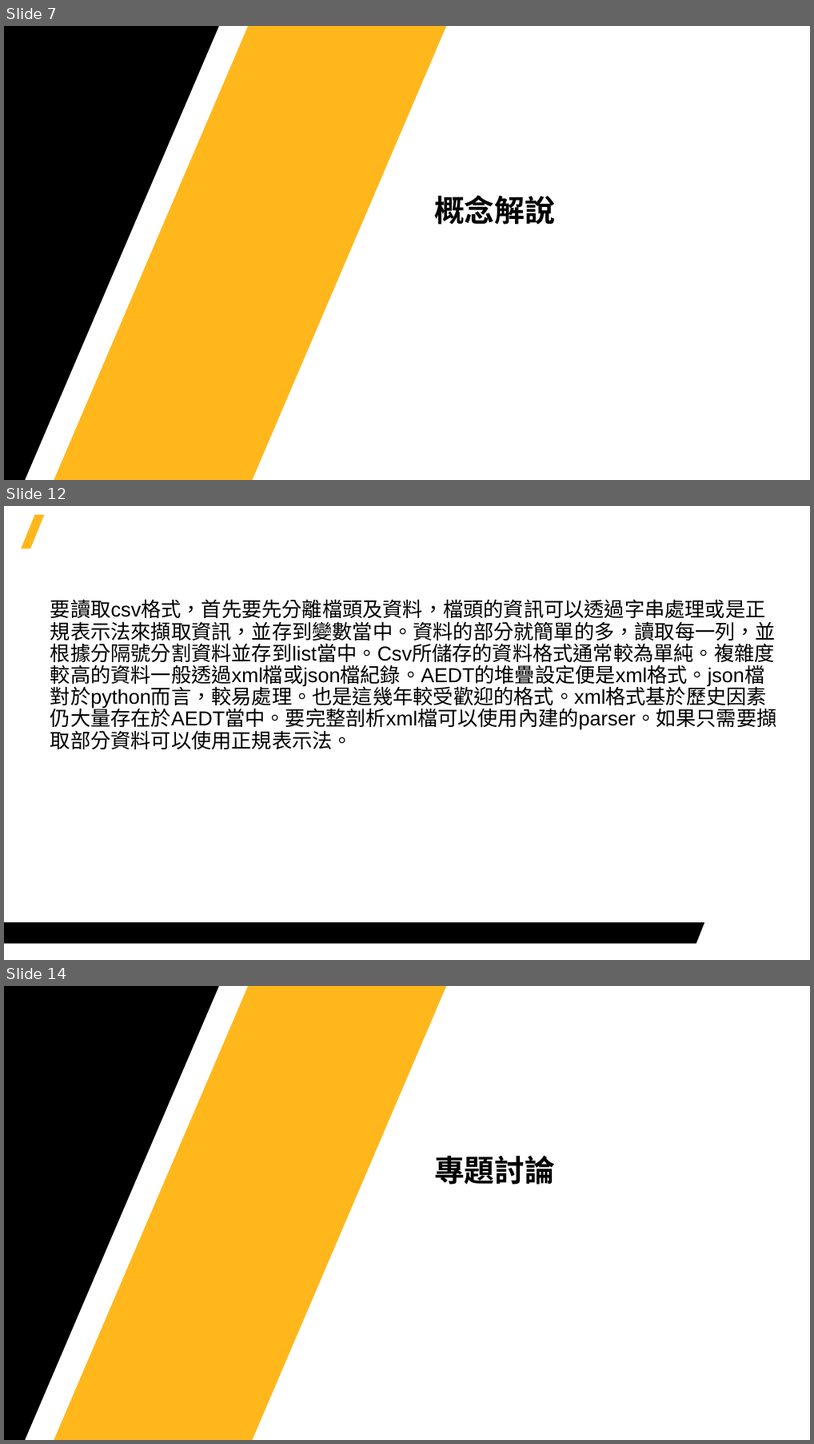
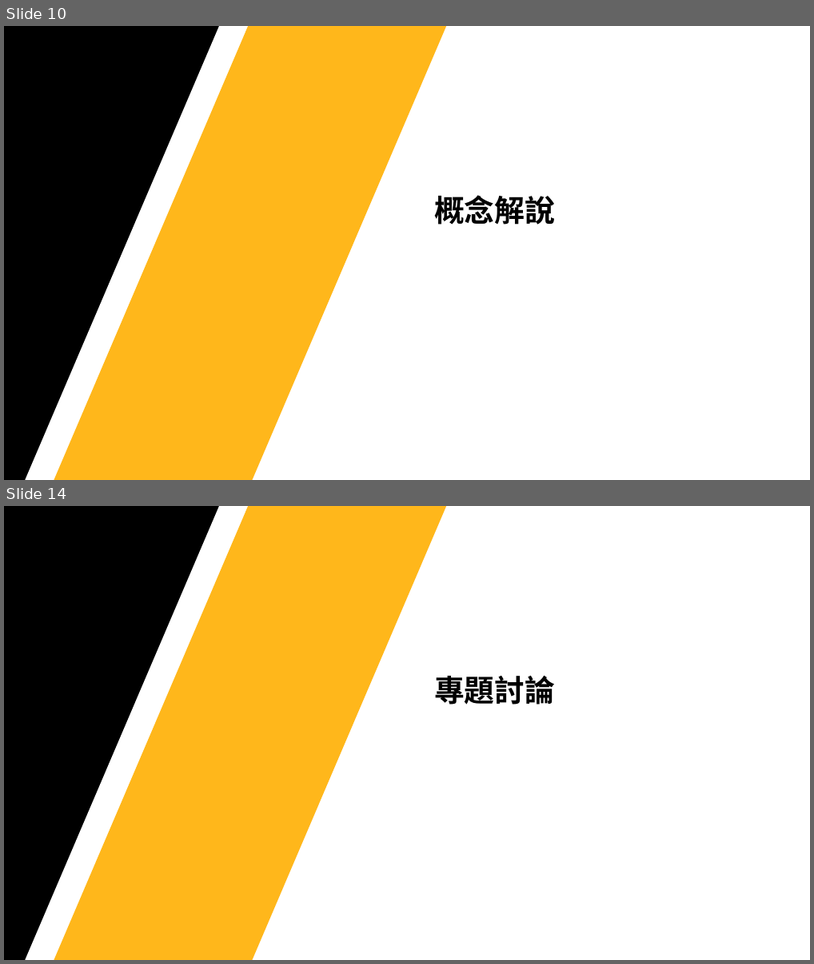
Before and after one commit to Jerrick-cheng/AEDT-Automation-Camp, a slide deck: 上課教材/Week3.pptx. Shown one above the other, each under a label of ours: slides 7, 12 and 14 before the commit, slides 10 and 14 after it; the slides between them are not shown. The pictures are 814x1444 and 814x964 pixels, drawn with LibreOffice and Linux fonts; fonts in the diff are those of the drawing; background and template pictures are left out. Boxes give left, top, right and bottom in pixels: in the first picture for what was removed or moved away, otherwise in the second. Text is boxed around its words. In the diff, an @@ line names an element or a change of style, - is before the commit and + after.

```diff
--- a/上課教材/Week3.pptx
+++ b/上課教材/Week3.pptx
@@ slide 12 removed at bbox=[4, 506, 810, 960], background #FFFFFF @@
@@ parallelogram removed at bbox=[21, 515, 45, 548] @@
@@ text removed at bbox=[50, 599, 778, 749] @@
-要讀取csv格式，首先要先分離檔頭及資料，檔頭的資訊可以透過字串處理或是正規表示法來擷取資訊，並存到變數當中。資料的部分就簡單的多，讀取每一列，並根據分隔號分割資料並存到list當中。Csv所儲存的資料格式通常較為單純。複雜度較高的資料一般透過xml檔或json檔紀錄。AEDT的堆疊設定便是xml格式。json檔對於python而言，較易處理。也是這幾年較受歡迎的格式。xml格式基於歷史因素仍大量存在於AEDT當中。要完整剖析xml檔可以使用內建的parser。如果只需要擷取部分資料可以使用正規表示法。
@@ freeform shape removed at bbox=[4, 922, 705, 944] @@
@@ what was slide 7 is now slide 10 @@
```
Also in this commit, not shown: 8 slides changed, 3 slides added, 2 other slides removed, 2 other files.
